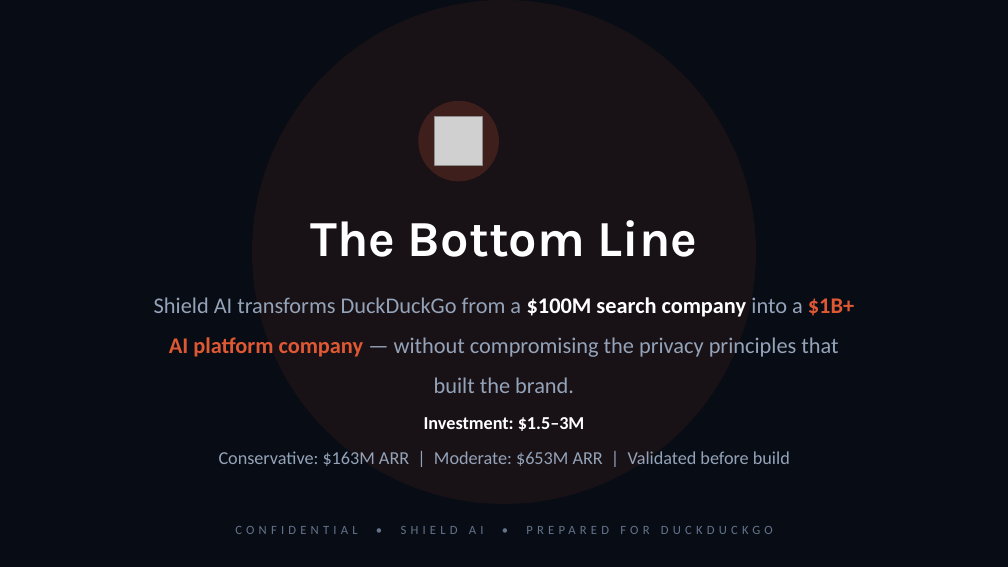
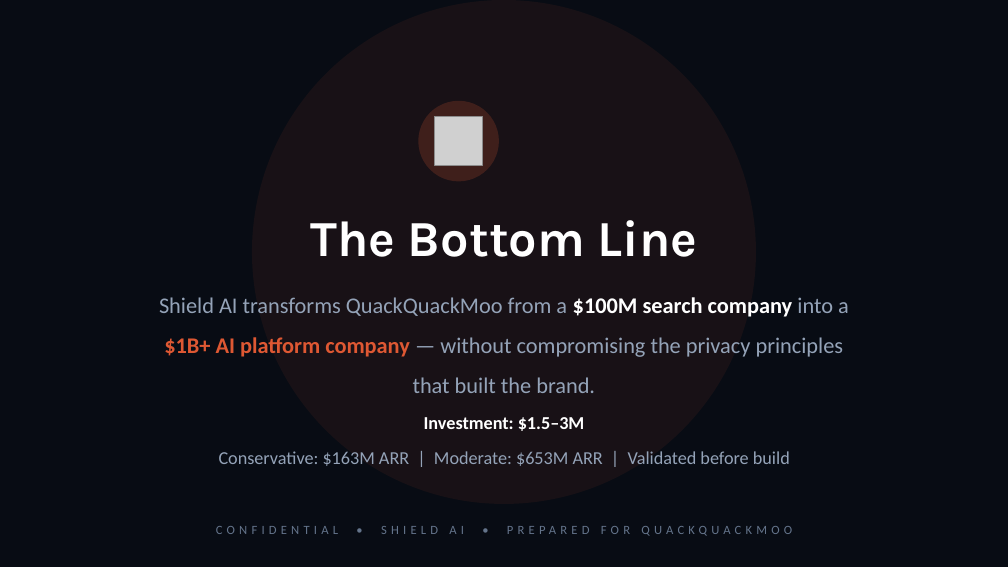
Before and after one commit to jaypast/shield-ai, a slide deck: slide 10 of proposal/shield-ai-proposal.pptx. Drawn at 1008x567 pixels with LibreOffice and Linux fonts; fonts in the diff are those of the drawing; grey boxes stand for pictures. Boxes give left, top, right and bottom in pixels: in the first picture for what was removed or moved away, otherwise in the second. Text is boxed around its words. In the diff, an @@ line names an element or a change of style, - is before the commit and + after.

Commit message:
Fix deck: 'by DuckDuckGo' → 'A Proposal for QuackQuackMoo' + all DDG refs

```diff
--- a/proposal/shield-ai-proposal.pptx
+++ b/proposal/shield-ai-proposal.pptx
@@ text at [159,297,849,393]: text changed @@
-Shield AI transforms DuckDuckGo from a $100M search company into a $1B+ AI platform company — without compromising the privacy principles that built the brand.
+Shield AI transforms QuackQuackMoo from a $100M search company into a $1B+ AI platform company — without compromising the privacy principles that built the brand.
@@ text at [216,526,792,536]: text changed @@
-CONFIDENTIAL • SHIELD AI • PREPARED FOR DUCKDUCKGO
+CONFIDENTIAL • SHIELD AI • PREPARED FOR QUACKQUACKMOO
```
Also in this commit, not shown: 6 other slides changed.
